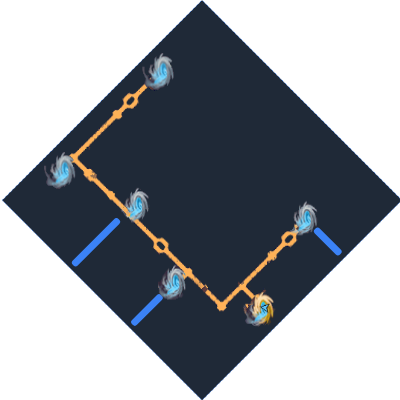
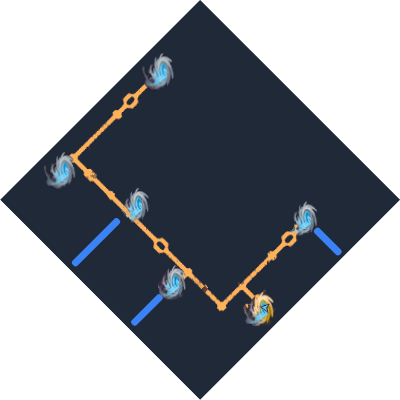
Layers edited between the first and the second (400, 400) image:
added layer "diamond" over [0,0,400,400]